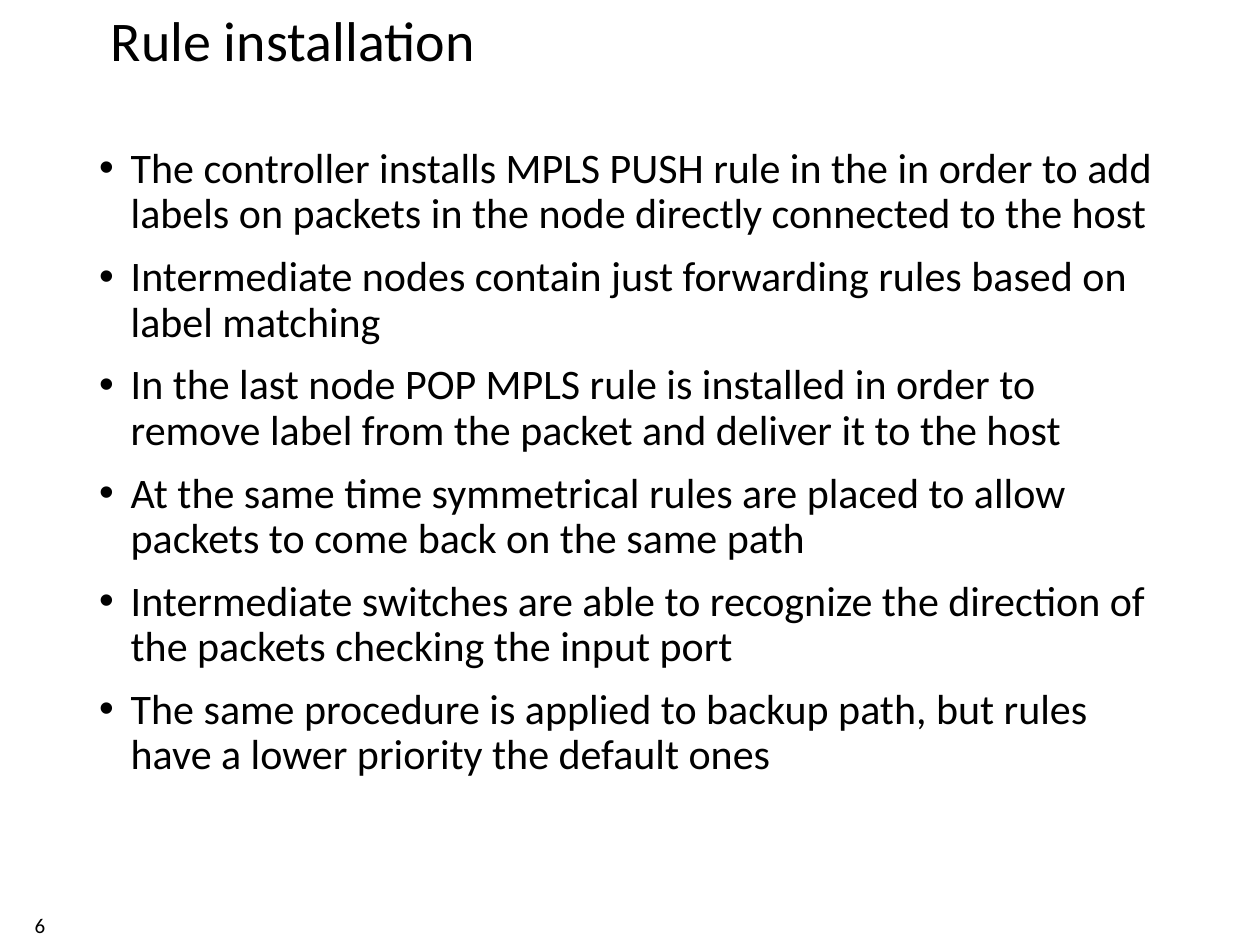
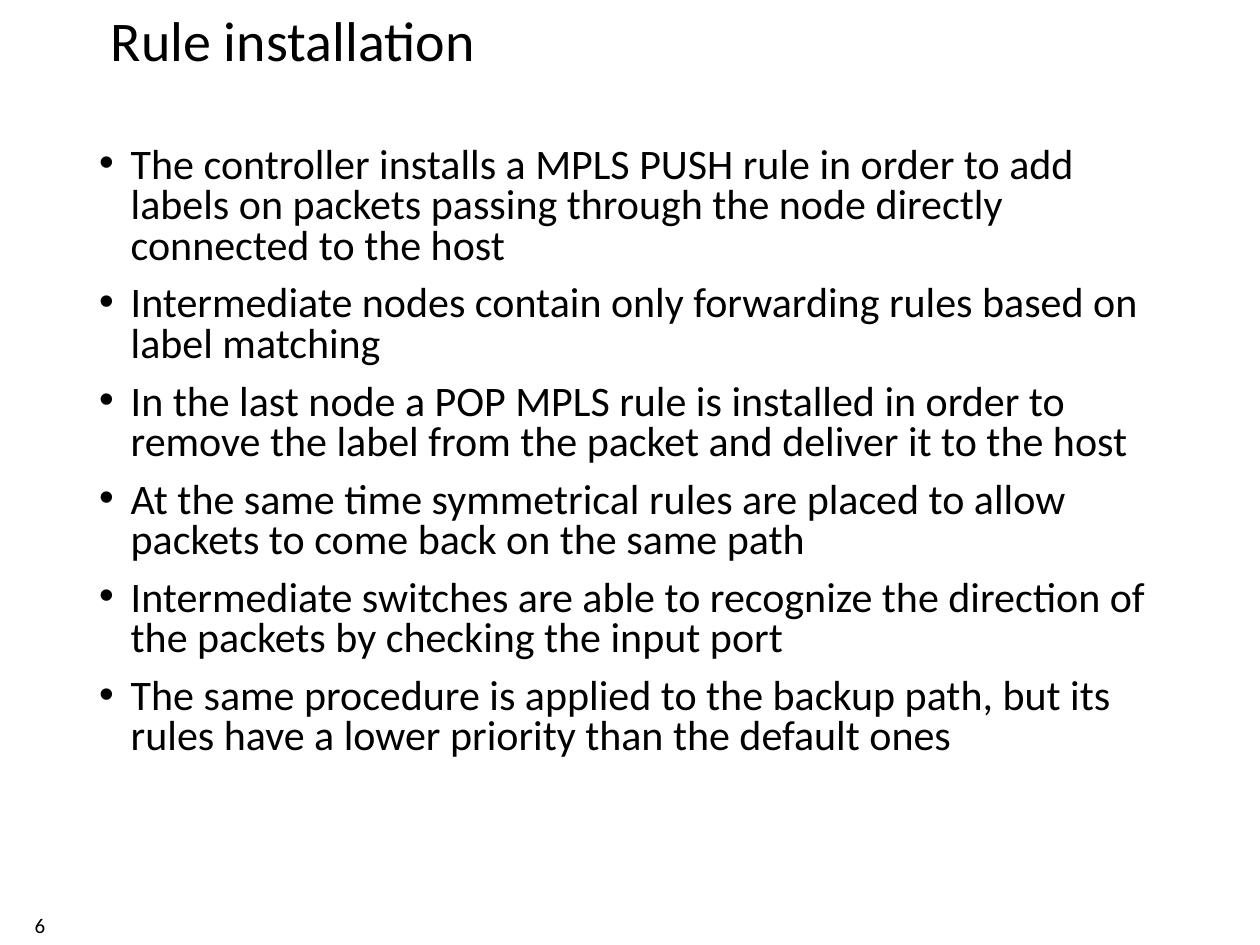
Before and after one commit to xdl907/switching-and-routing-project, a slide deck: slide 6 of template_project_exam__1_.pptx. Drawn at 1260x945 pixels with LibreOffice and Linux fonts; fonts in the diff are those of the drawing; background and template pictures are left out. Boxes give left, top, right and bottom in pixels: in the first picture for what was removed or moved away, otherwise in the second. Text is boxed around its words. In the diff, an @@ line names an element or a change of style, - is before the commit and + after.

```diff
--- a/template_project_exam__1_.pptx
+++ b/template_project_exam__1_.pptx
@@ text at (131,149,1137,463): text changed @@
-• The controller installs MPLS PUSH rule in the in order to add labels on packets in the node directly connected to the host
-• Intermediate nodes contain just forwarding rules based on label matching
-• In the last node POP MPLS rule is installed in order to remove label from the packet and deliver it to the host
+• The controller installs a MPLS PUSH rule in order to add labels on packets passing through the node directly connected to the host
+• Intermediate nodes contain only forwarding rules based on label matching
+• In the last node a POP MPLS rule is installed in order to remove the label from the packet and deliver it to the host
@@ text at (131,484,1065,561): line spacing 0.9 to 0.8 @@
@@ text at (131,582,1145,757): text changed @@
-• Intermediate switches are able to recognize the direction of the packets checking the input port
-• The same procedure is applied to backup path, but rules have a lower priority the default ones
+• Intermediate switches are able to recognize the direction of the packets by checking the input port
+• The same procedure is applied to the backup path, but its rules have a lower priority than the default ones
```
Also in this commit, not shown: 7 other slides changed.
